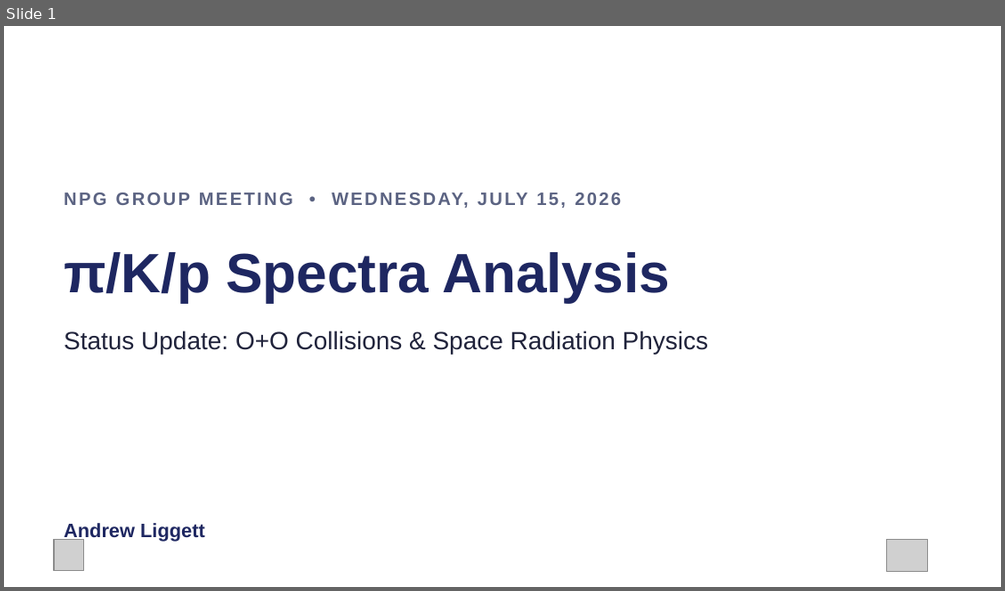
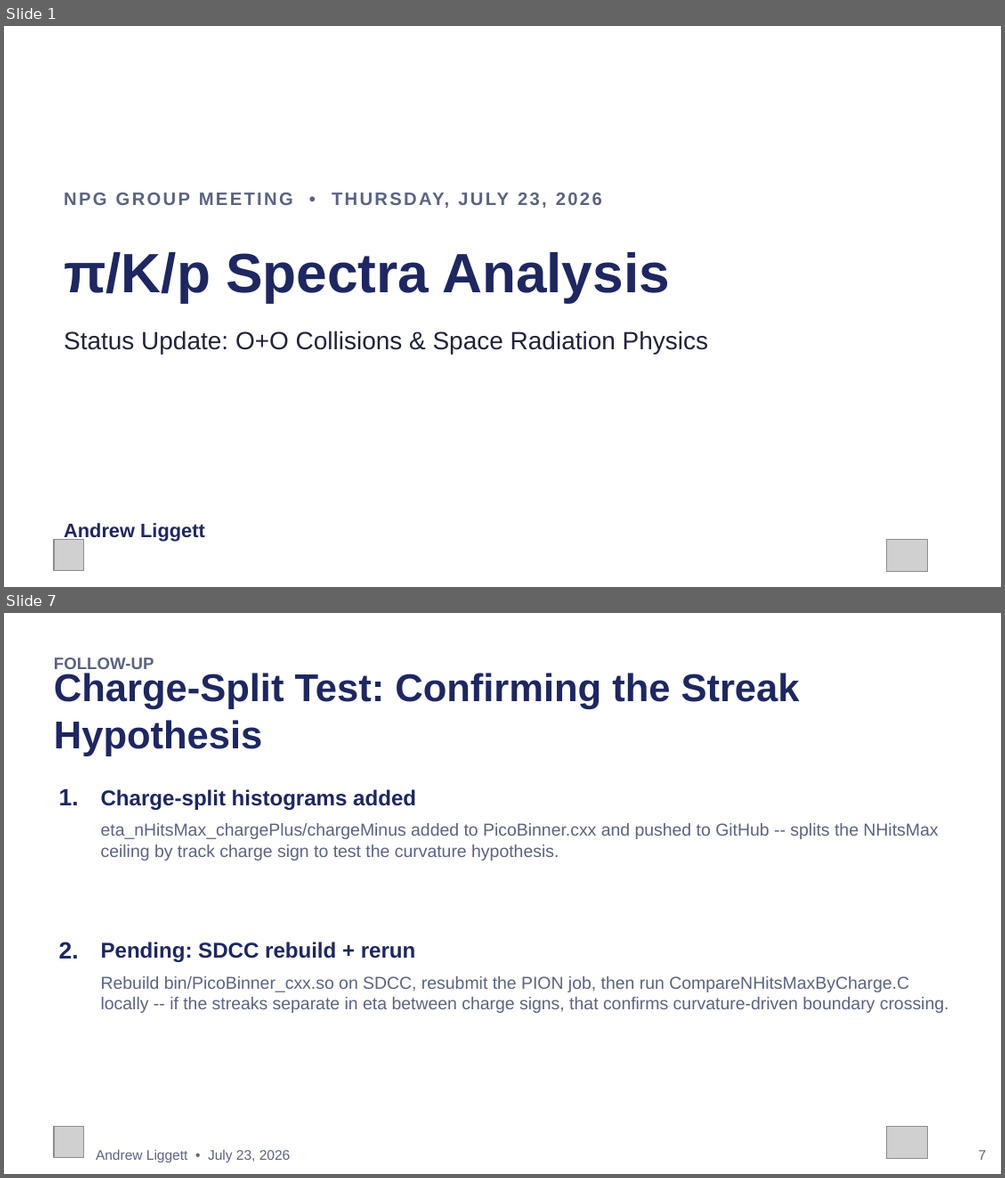
Before and after one commit to liggett2820/lightflavorspectra_OO200, a slide deck: docs/OO200_Spectra_Status_Update.pptx. Shown one above the other, each under a label of ours: slide 1 before the commit, slides 1 and 7 after it; the slides between them are not shown. The pictures are 1005x591 and 1005x1178 pixels, drawn with LibreOffice and Linux fonts; fonts in the diff are those of the drawing; grey boxes stand for pictures. Boxes give left, top, right and bottom in pixels: in the first picture for what was removed or moved away, otherwise in the second. Text is boxed around its words. In the diff, an @@ line names an element or a change of style, - is before the commit and + after.

```diff
--- a/docs/OO200_Spectra_Status_Update.pptx
+++ b/docs/OO200_Spectra_Status_Update.pptx
@@ slide 7 added at (4,613,1001,1174), background #FFFFFF @@
@@ text added at (54,657,154,674), 12 pt, text #5B6382, bold @@
+FOLLOW-UP
@@ text added at (54,673,800,756), 28 pt, text #1E2761, bold @@
+Charge-Split Test: Confirming the Streak Hypothesis
@@ text added at (59,788,79,805), 17 pt, text #1E2761, bold @@
+1.
@@ text added at (101,789,416,810), 15.5 pt, text #1E2761, bold @@
+Charge-split histograms added
@@ text added at (101,823,938,860), 12.5 pt, text #5B6382 @@
+eta_nHitsMax_chargePlus/chargeMinus added to PicoBinner.cxx and pushed to GitHub -- splits the NHitsMax ceiling by track charge sign to test the curvature hypothesis.
@@ text added at (59,941,79,958), 17 pt, text #1E2761, bold @@
+2.
@@ text added at (101,941,416,962), 15.5 pt, text #1E2761, bold @@
+Pending: SDCC rebuild + rerun
@@ text added at (101,976,949,1013), 12.5 pt, text #5B6382 @@
+Rebuild bin/PicoBinner_cxx.so on SDCC, resubmit the PION job, then run CompareNHitsMaxByCharge.C locally -- if the streaks separate in eta between charge signs, that confirms curvature-driven boundary crossing.
@@ picture added at (54,1127,84,1158) @@
@@ picture added at (886,1127,927,1159) @@
@@ text added at (96,1149,291,1162), 10 pt, text #5B6382 @@
+Andrew Liggett • July 23, 2026
@@ text added at (979,1150,987,1159), 10 pt, text #5B6382 @@
+7
@@ slide 1 changed as well @@
@@ text at (64,181,911,216): text changed @@
-NPG GROUP MEETING • WEDNESDAY, JULY 15, 2026
+NPG GROUP MEETING • THURSDAY, JULY 23, 2026
```
Also in this commit, not shown: 2 other slides changed, 4 other slides added, 3 slides removed, 2 other files.
